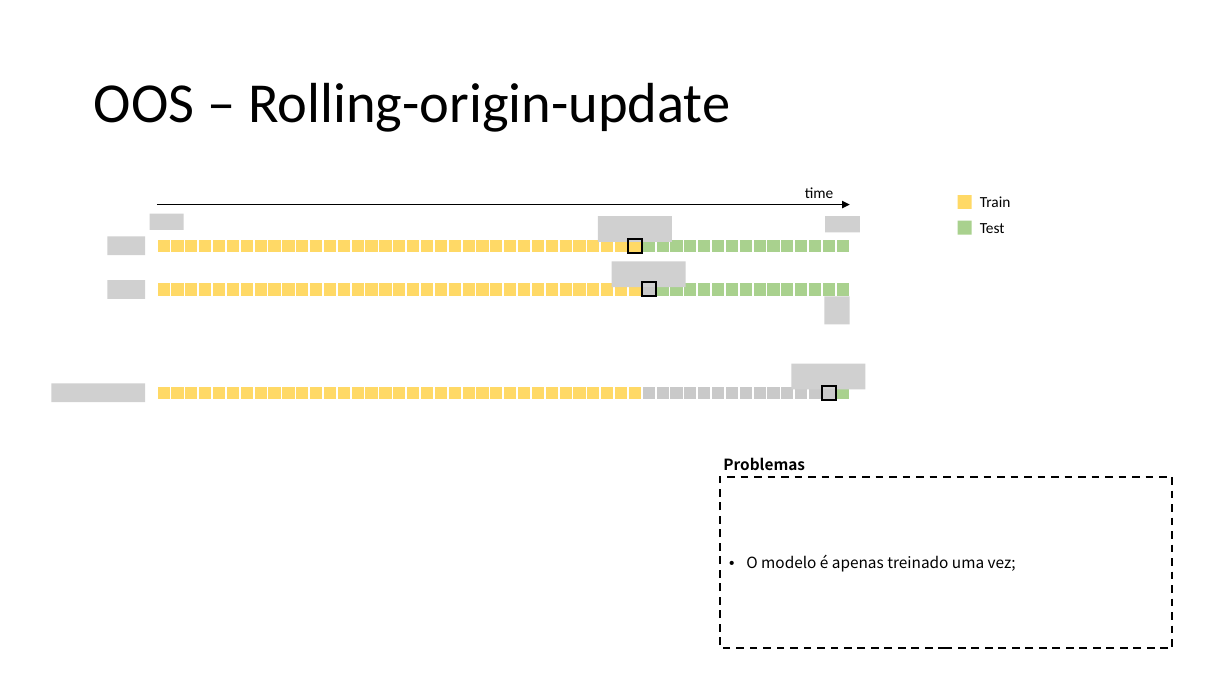
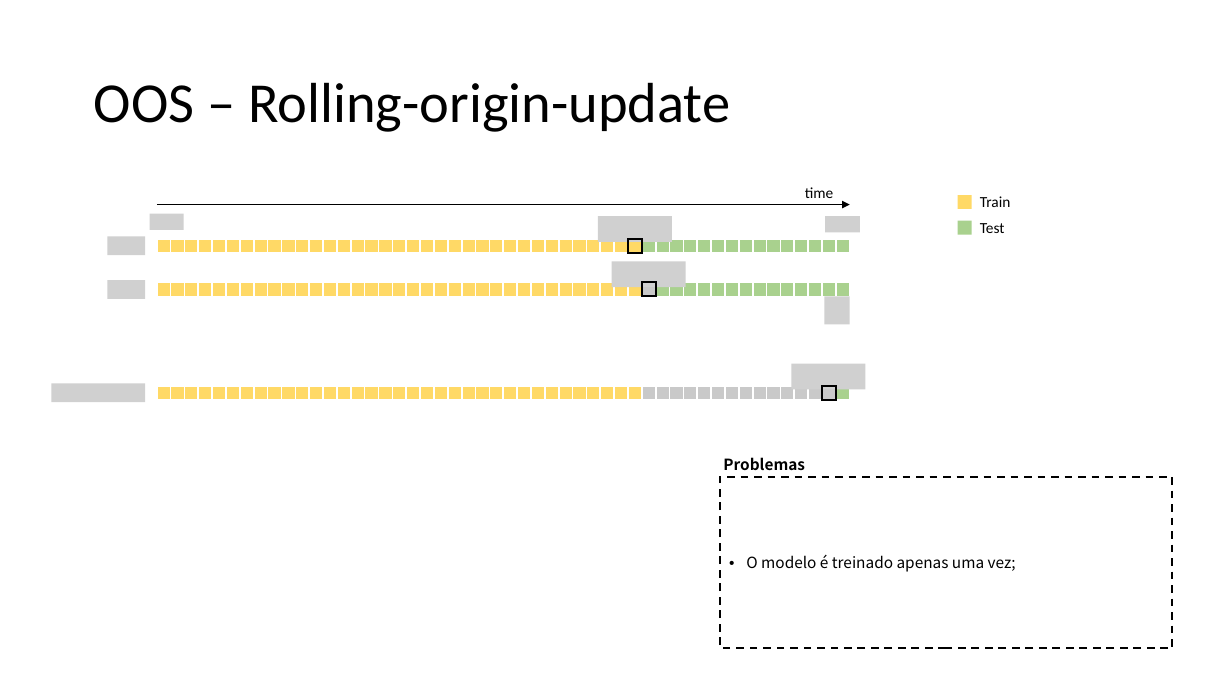
Before and after one commit to MiguelLoureiro98/timecave, a slide deck: slide 12 of papers/.ppt/cvtimeseries.pptx. Drawn at 1232x693 pixels with LibreOffice and Linux fonts; fonts in the diff are those of the drawing; grey boxes stand for pictures. Boxes give left, top, right and bottom in pixels: in the first picture for what was removed or moved away, otherwise in the second. Text is boxed around its words. In the diff, an @@ line names an element or a change of style, - is before the commit and + after.

```diff
--- a/papers/.ppt/cvtimeseries.pptx
+++ b/papers/.ppt/cvtimeseries.pptx
@@ text in rectangle at box(746, 555, 1016, 572): text changed @@
-• O modelo é apenas treinado uma vez;
+• O modelo é treinado apenas uma vez;
```
Also in this commit, not shown: 9 other slides changed.
